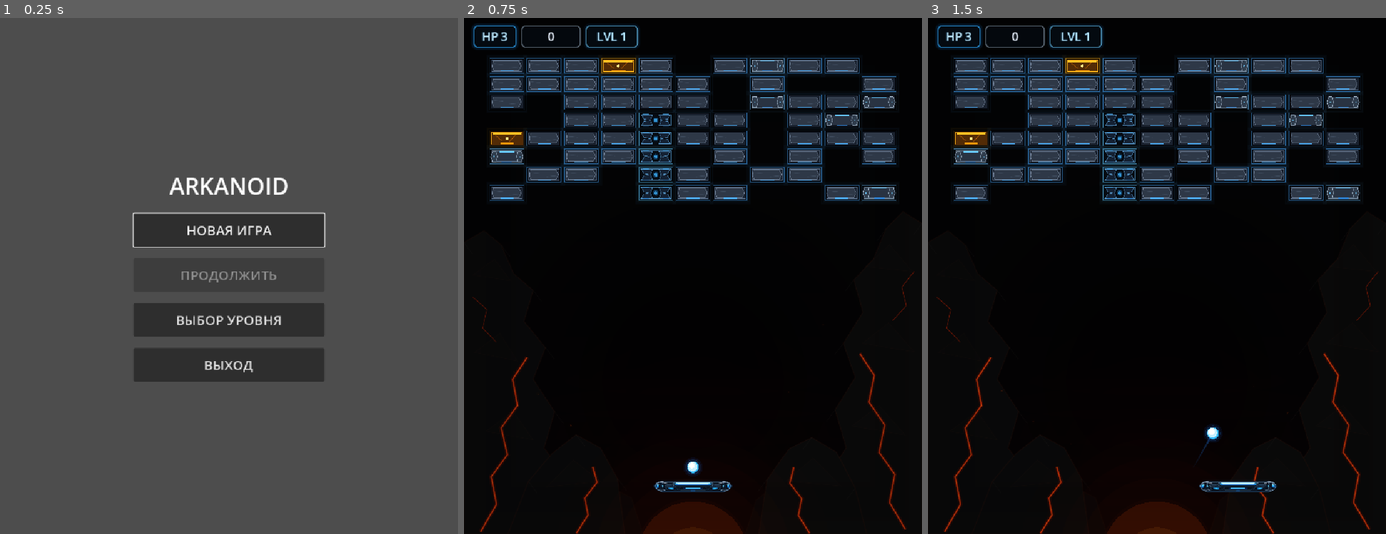
Above: before the commit, frames 1-3 (left to right).
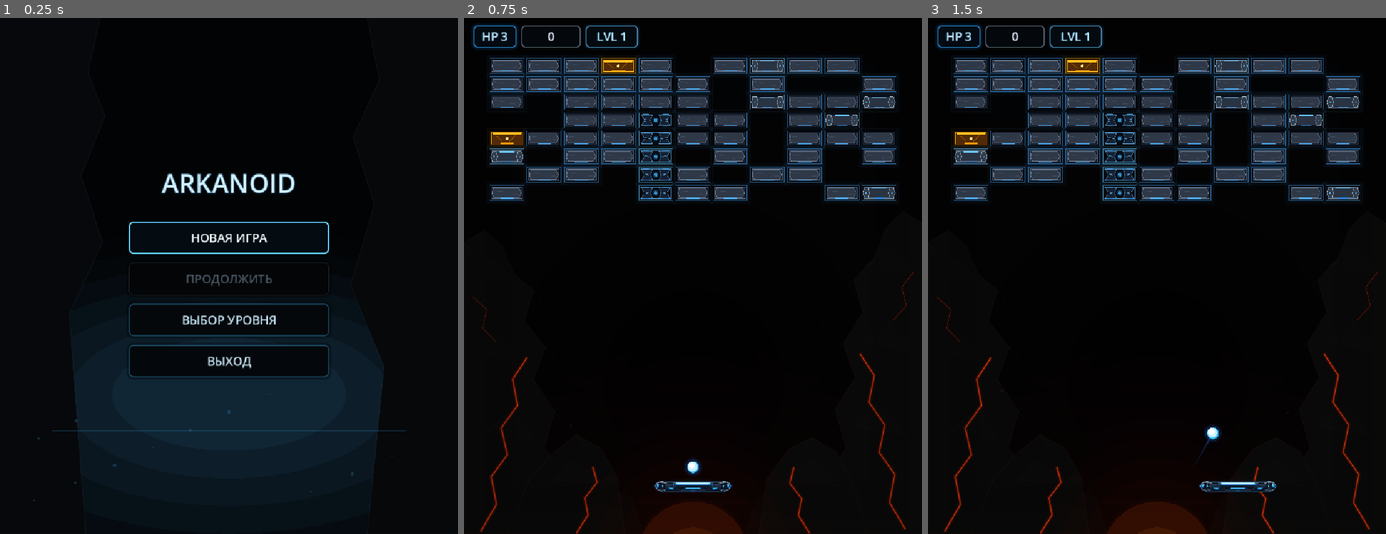
Above: after the commit, the same moments.

Repository: Ardarik421/arkanoid
Game: Godot game, scene res://scenes/main_menu.tscn
Two runs of this game, one before a commit and one after it. Both use one fixed random seed, a clock stepped at 60 frames per second and the inputs below.
Inputs (mouse positions are in pixels of both pictures, inside the frame that each line leads up to):
- Up to frame 1 (0.25 s): no input
- Up to frame 2 (0.75 s): click "НОВАЯ ИГРА" at 0.5 s
- Up to frame 3 (1.5 s): tap Enter at 1.25 s; move the mouse to (1257, 250) at 1.27 s; hold D (move_right) from 1.28 s (still down); tap Space (launch_ball) at 1.35 s

The runs differ from the first frame. In frame 1, 100% of the frame differs, in the area x 0-100%, y 0-100%; in frame 2, nothing differs; in frame 3, nothing differs.

Commit message:
Переработал главное меню в стиле игры

Diff:
--- a/scenes/main_menu.gd
+++ b/scenes/main_menu.gd
@@ -3,10 +3,124 @@
 const GAME_SCENE: String = "res://scenes/main.tscn"
 const LEVEL_SELECT_SCENE: String = "res://scenes/level_select.tscn"
 
+var animation_time: float = 0.0
+
 func _ready():
 	$Menu/ContinueButton.disabled = SaveManager.highest_unlocked_level <= 1
 	$Menu/LevelSelectButton.disabled = false
+	_setup_layout()
+	_setup_title()
+	_setup_buttons()
+	_setup_confirmation_dialog()
 	$Menu/NewGameButton.grab_focus()
+	queue_redraw()
+
+func _process(delta):
+	animation_time += delta
+	queue_redraw()
+
+func _draw():
+	var viewport_size = size
+	draw_rect(Rect2(Vector2.ZERO, viewport_size), Color(0.008, 0.012, 0.018, 1.0), true)
+
+	var glow_center = Vector2(viewport_size.x * 0.5, viewport_size.y * 0.72)
+	var pulse = 0.5 + sin(animation_time * 0.55) * 0.5
+
+	for i in range(7, 0, -1):
+		var radius = Vector2(150.0 + i * 95.0, 70.0 + i * 48.0)
+		var alpha = (0.012 + 0.004 * pulse) * float(8 - i)
+		_draw_haze_ellipse(glow_center + Vector2(0.0, i * 10.0), radius, Color(0.18, 0.42, 0.58, alpha))
+
+	_draw_rock_mass(PackedVector2Array([
+		Vector2(0, 0), Vector2(210, 0), Vector2(184, 115), Vector2(220, 205),
+		Vector2(170, 330), Vector2(215, 470), Vector2(145, 620), Vector2(180, viewport_size.y), Vector2(0, viewport_size.y)
+	]), Color(0.025, 0.034, 0.042, 1.0))
+
+	_draw_rock_mass(PackedVector2Array([
+		Vector2(viewport_size.x, 0), Vector2(viewport_size.x - 190, 0), Vector2(viewport_size.x - 165, 130),
+		Vector2(viewport_size.x - 220, 250), Vector2(viewport_size.x - 175, 390), Vector2(viewport_size.x - 225, 560),
+		Vector2(viewport_size.x - 155, 730), Vector2(viewport_size.x - 190, viewport_size.y), Vector2(viewport_size.x, viewport_size.y)
+	]), Color(0.023, 0.031, 0.039, 1.0))
+
+	for i in range(12):
+		var x = 70.0 + float((i * 83) % 820)
+		var y = viewport_size.y - 70.0 - float((i * 37) % 240)
+		var drift = sin(animation_time * 0.8 + i * 0.9) * 5.0
+		draw_circle(Vector2(x + drift, y), 1.5 + float(i % 3), Color(0.28, 0.72, 1.0, 0.15 + 0.05 * pulse))
+
+	var line_y = viewport_size.y * 0.80
+	draw_line(Vector2(110, line_y), Vector2(viewport_size.x - 110, line_y), Color(0.24, 0.66, 0.92, 0.18), 1.0, true)
+
+func _draw_haze_ellipse(center: Vector2, radii: Vector2, color: Color):
+	var points = PackedVector2Array()
+	for i in range(48):
+		var angle = TAU * float(i) / 48.0
+		points.append(center + Vector2(cos(angle) * radii.x, sin(angle) * radii.y))
+	draw_colored_polygon(points, color)
+
+func _draw_rock_mass(points: PackedVector2Array, color: Color):
+	draw_colored_polygon(points, color)
+	for i in range(points.size() - 1):
+		draw_line(points[i], points[i + 1], Color(0.18, 0.35, 0.44, 0.12), 2.0, true)
+
+func _setup_layout():
+	$Menu.offset_left = 270.0
+	$Menu.offset_top = 205.0
+	$Menu.offset_right = 690.0
+	$Menu.offset_bottom = 830.0
+	$Menu.add_theme_constant_override("separation", 18)
+
+func _setup_title():
+	var title = $Menu/Title
+	title.text = "ARKANOID"
+	title.custom_minimum_size = Vector2(0, 125)
+	title.add_theme_font_size_override("font_size", 54)
+	title.add_theme_color_override("font_color", Color(0.82, 0.94, 1.0, 1.0))
+	title.add_theme_color_override("font_outline_color", Color(0.02, 0.16, 0.24, 1.0))
+	title.add_theme_constant_override("outline_size", 7)
+	title.horizontal_alignment = HORIZONTAL_ALIGNMENT_CENTER
+	title.vertical_alignment = VERTICAL_ALIGNMENT_CENTER
+
+func _setup_buttons():
+	for button in [
+		$Menu/NewGameButton,
+		$Menu/ContinueButton,
+		$Menu/LevelSelectButton,
+		$Menu/ExitButton
+	]:
+		_style_button(button)
+
+func _style_button(button: Button):
+	button.custom_minimum_size = Vector2(0, 68)
+	button.add_theme_font_size_override("font_size", 25)
+	button.add_theme_color_override("font_color", Color(0.78, 0.90, 0.96, 1.0))
+	button.add_theme_color_override("font_hover_color", Color(0.95, 0.99, 1.0, 1.0))
+	button.add_theme_color_override("font_focus_color", Color(0.95, 0.99, 1.0, 1.0))
+	button.add_theme_color_override("font_pressed_color", Color(0.72, 0.90, 1.0, 1.0))
+	button.add_theme_color_override("font_disabled_color", Color(0.40, 0.47, 0.52, 0.72))
+	button.add_theme_stylebox_override("normal", _make_button_style(Color(0.20, 0.58, 0.78, 0.46), Color(0.015, 0.030, 0.043, 0.94), 2))
+	button.add_theme_stylebox_override("hover", _make_button_style(Color(0.30, 0.76, 1.0, 0.90), Color(0.020, 0.055, 0.078, 0.98), 2))
+	button.add_theme_stylebox_override("focus", _make_button_style(Color(0.38, 0.82, 1.0, 1.0), Color(0.018, 0.048, 0.070, 0.98), 3))
+	button.add_theme_stylebox_override("pressed", _make_button_style(Color(0.22, 0.66, 0.92, 1.0), Color(0.010, 0.028, 0.045, 1.0), 2))
+	button.add_theme_stylebox_override("disabled", _make_button_style(Color(0.16, 0.21, 0.24, 0.60), Color(0.015, 0.020, 0.026, 0.88), 1))
+
+func _make_button_style(border: Color, background: Color, border_width: int) -> StyleBoxFlat:
+	var style = StyleBoxFlat.new()
+	style.bg_color = background
+	style.border_color = border
+	style.set_border_width_all(border_width)
+	style.set_corner_radius_all(9)
+	style.content_margin_left = 22.0
+	style.content_margin_right = 22.0
+	style.shadow_color = Color(0.0, 0.0, 0.0, 0.48)
+	style.shadow_size = 7
+	return style
+
+func _setup_confirmation_dialog():
+	var dialog = $NewGameConfirmation
+	dialog.add_theme_font_size_override("font_size", 20)
+	_style_button(dialog.get_ok_button())
+	_style_button(dialog.get_cancel_button())
 
 func _on_new_game_pressed():
 	if SaveManager.highest_unlocked_level > 1:
